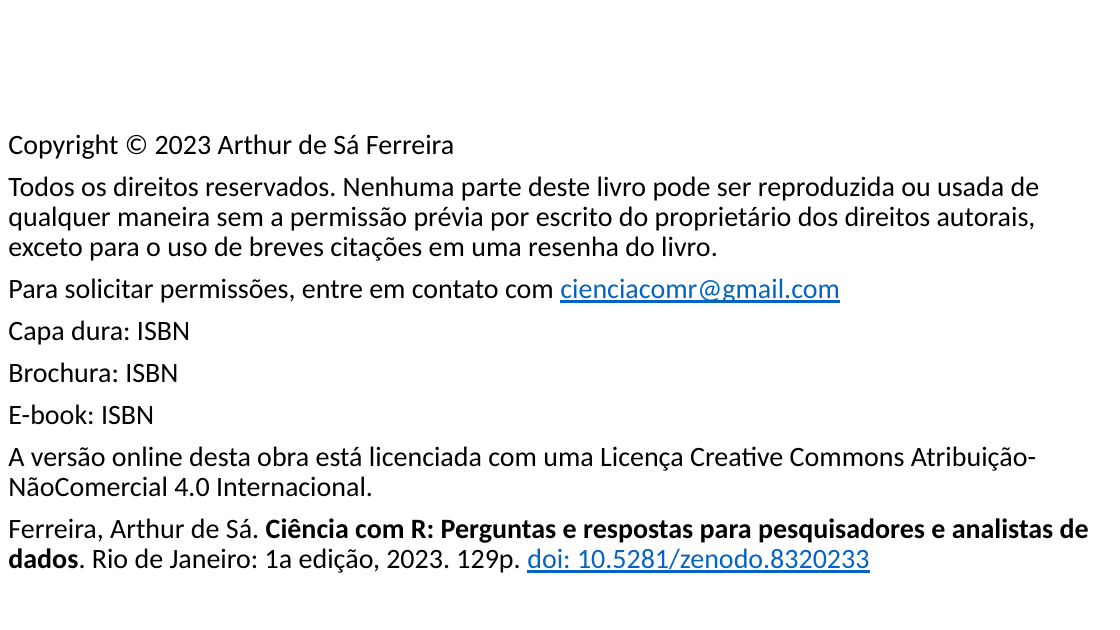
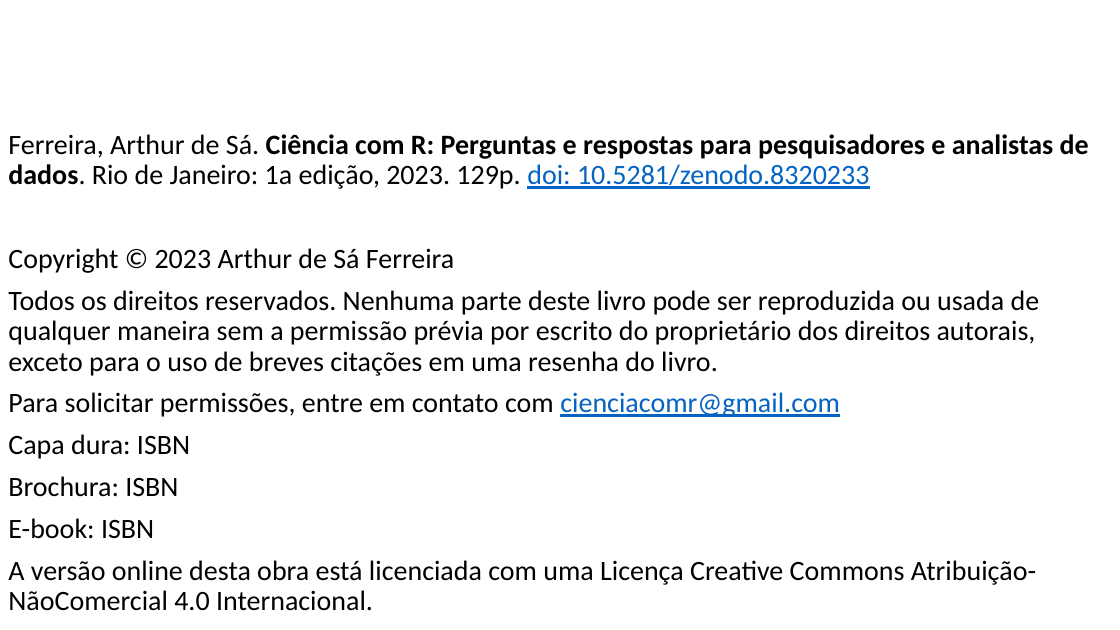
Before and after one commit to FerreiraAS/Ciencia-com-R, a slide deck: slide 2 of docs/Ciencia-com-R.pptx. Drawn at 1120x630 pixels with LibreOffice and Linux fonts; fonts in the diff are those of the drawing. Boxes give left, top, right and bottom in pixels: in the first picture for what was removed or moved away, otherwise in the second. Text is boxed around its words. In the diff, an @@ line names an element or a change of style, - is before the commit and + after.

```diff
--- a/docs/Ciencia-com-R.pptx
+++ b/docs/Ciencia-com-R.pptx
@@ text at (8, 134, 1089, 189): paragraph added @@
+Ferreira, Arthur de Sá. Ciência com R: Perguntas e respostas para pesquisadores e analistas de dados. Rio de Janeiro: 1a edição, 2023. 129p. doi: 10.5281/zenodo.8320233
@@ text at (8, 518, 1089, 573): paragraph removed @@
-Ferreira, Arthur de Sá. Ciência com R: Perguntas e respostas para pesquisadores e analistas de dados. Rio de Janeiro: 1a edição, 2023. 129p. doi: 10.5281/zenodo.8320233
```
Also in this commit, not shown: 54 other files.
